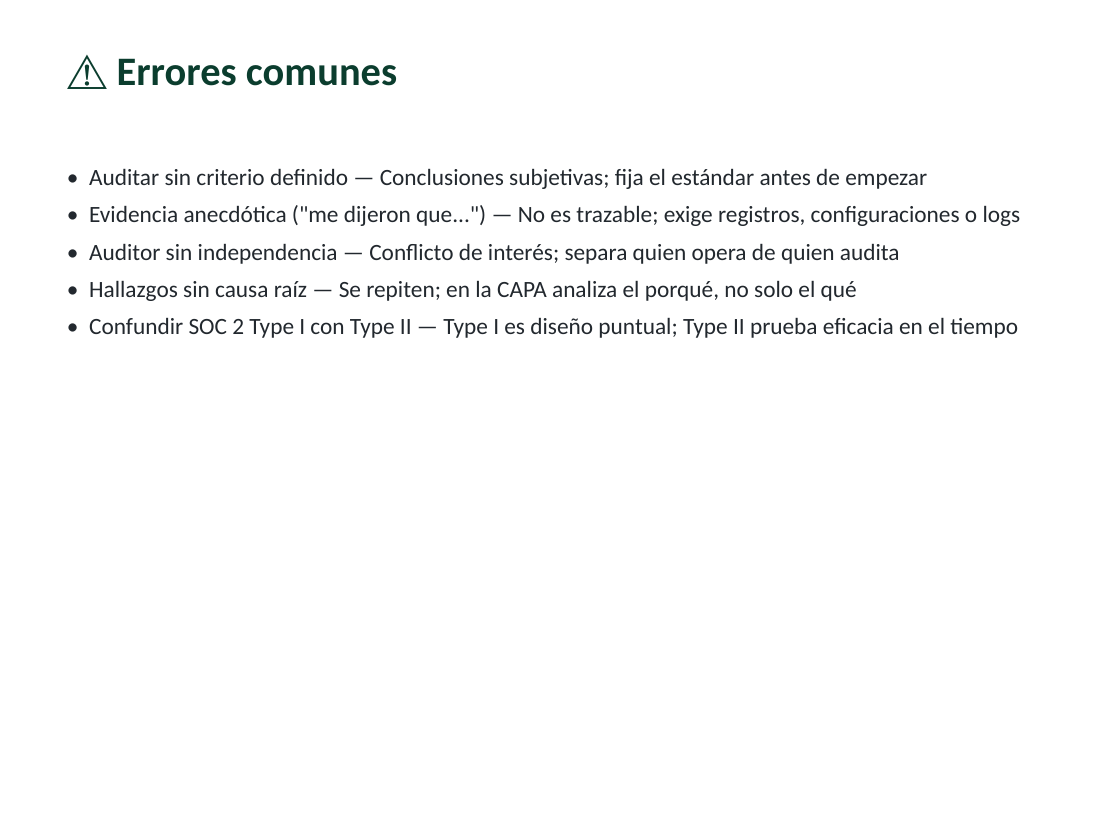
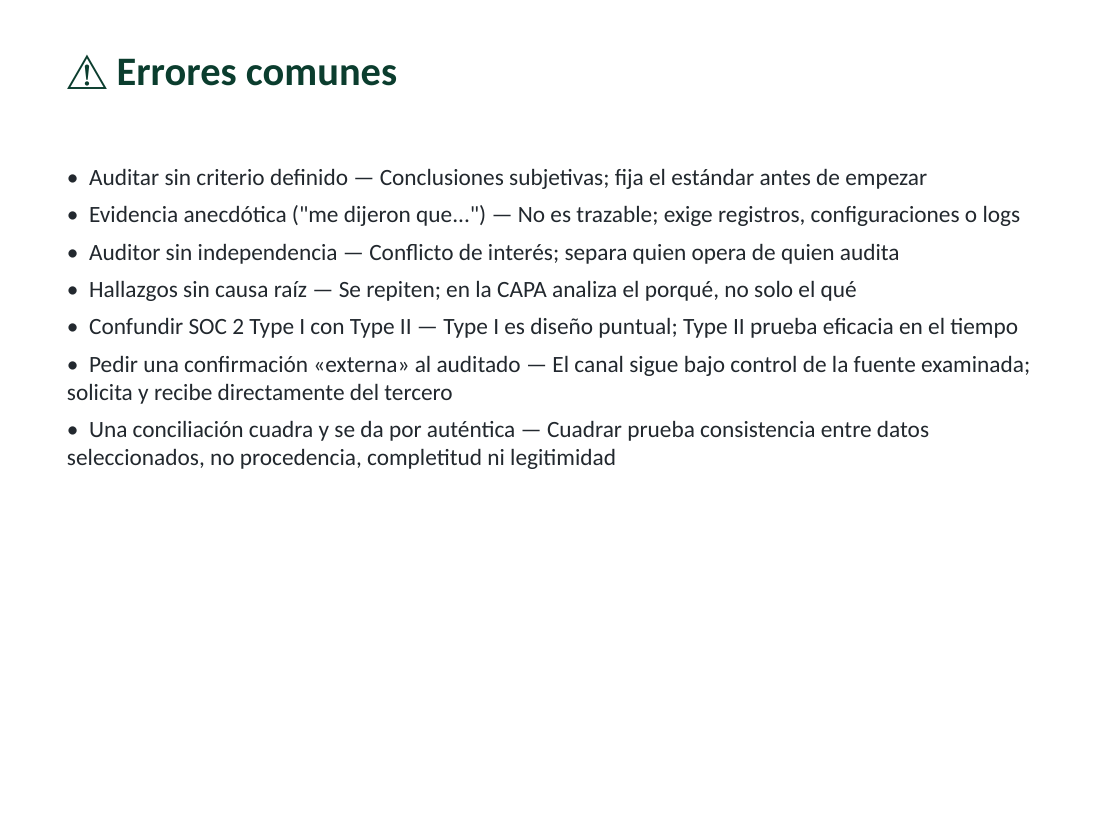
Before and after one commit to vladimiracunadev-create/modern-cybersecurity-program, a slide deck: slide 13 of classes/parte-14-grc-riesgo-y-cumplimiento/285-auditoria-de-seguridad/clase-285-presentacion.pptx. Drawn at 1120x840 pixels with LibreOffice and Linux fonts; fonts in the diff are those of the drawing. Boxes give left, top, right and bottom in pixels: in the first picture for what was removed or moved away, otherwise in the second. Text is boxed around its words. In the diff, an @@ line names an element or a change of style, - is before the commit and + after.

Commit message:
docs(parte-14): integrar casos reales en controles y auditoria

```diff
--- a/classes/parte-14-grc-riesgo-y-cumplimiento/285-auditoria-de-seguridad/clase-285-presentacion.pptx
+++ b/classes/parte-14-grc-riesgo-y-cumplimiento/285-auditoria-de-seguridad/clase-285-presentacion.pptx
@@ text at (x1=67, y1=355, x2=1030, y2=469): paragraphs added @@
+• Pedir una confirmación «externa» al auditado — El canal sigue bajo control de la fuente examinada; solicita y recibe directamente del tercero
+• Una conciliación cuadra y se da por auténtica — Cuadrar prueba consistencia entre datos seleccionados, no procedencia, completitud ni legitimidad
```
Also in this commit, not shown: 7 other slides changed, 1 slide added, 36 other files.
